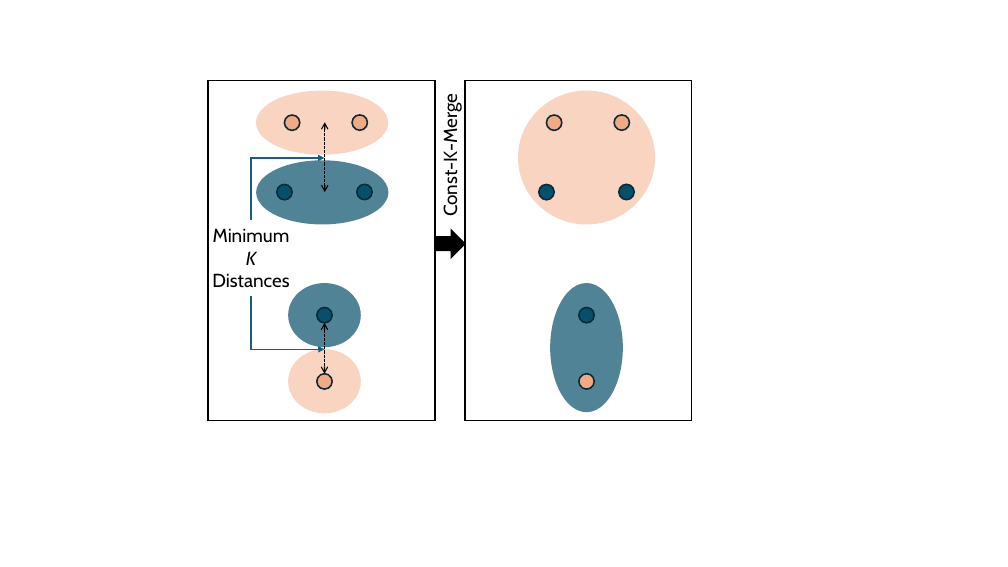
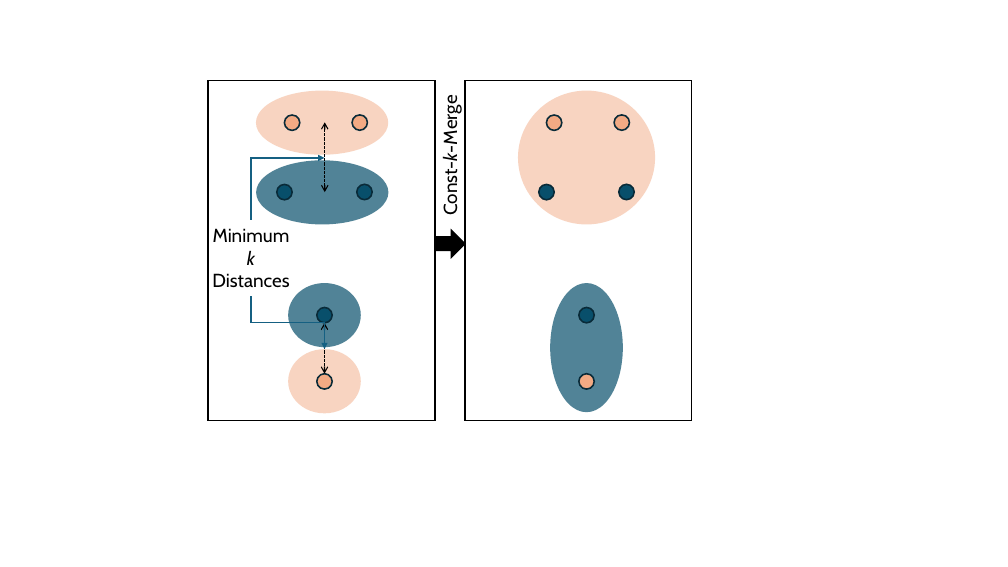
Before and after one commit to MuyeedAhmed/AcceleratedUL, a slide deck: slide 1 of Figures/MergeCluster/ConstK.pptx. Drawn at 1008x567 pixels with LibreOffice and Linux fonts; fonts in the diff are those of the drawing. Boxes give left, top, right and bottom in pixels: in the first picture for what was removed or moved away, otherwise in the second. Text is boxed around its words. In the diff, an @@ line names an element or a change of style, - is before the commit and + after.

```diff
--- a/Figures/MergeCluster/ConstK.pptx
+++ b/Figures/MergeCluster/ConstK.pptx
@@ text at (x1=439, y1=107, x2=462, y2=211): text changed @@
-Const-K-Merge
+Const-k-Merge
@@ text at (x1=212, y1=228, x2=290, y2=288): text changed @@
-Minimum K Distances
+Minimum k Distances
@@ elbow arrow (251, 296) - (324, 349): route changed @@
```
Also in this commit, not shown: 9 other files.
